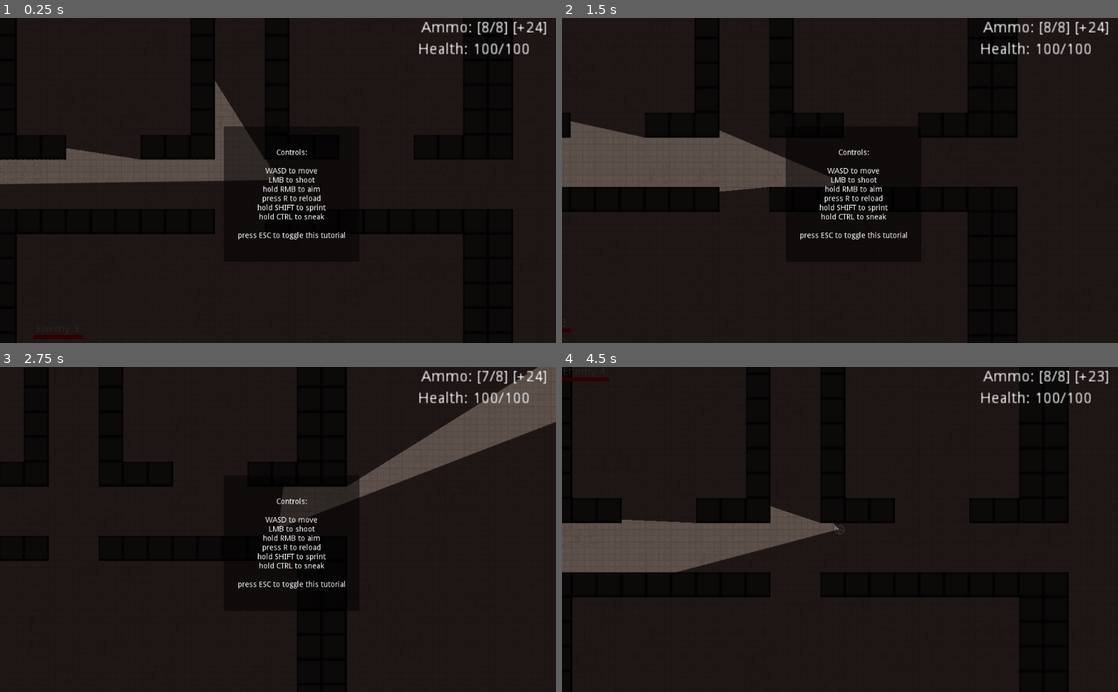
Above: before the commit, frames 1-4 (two rows, left to right).
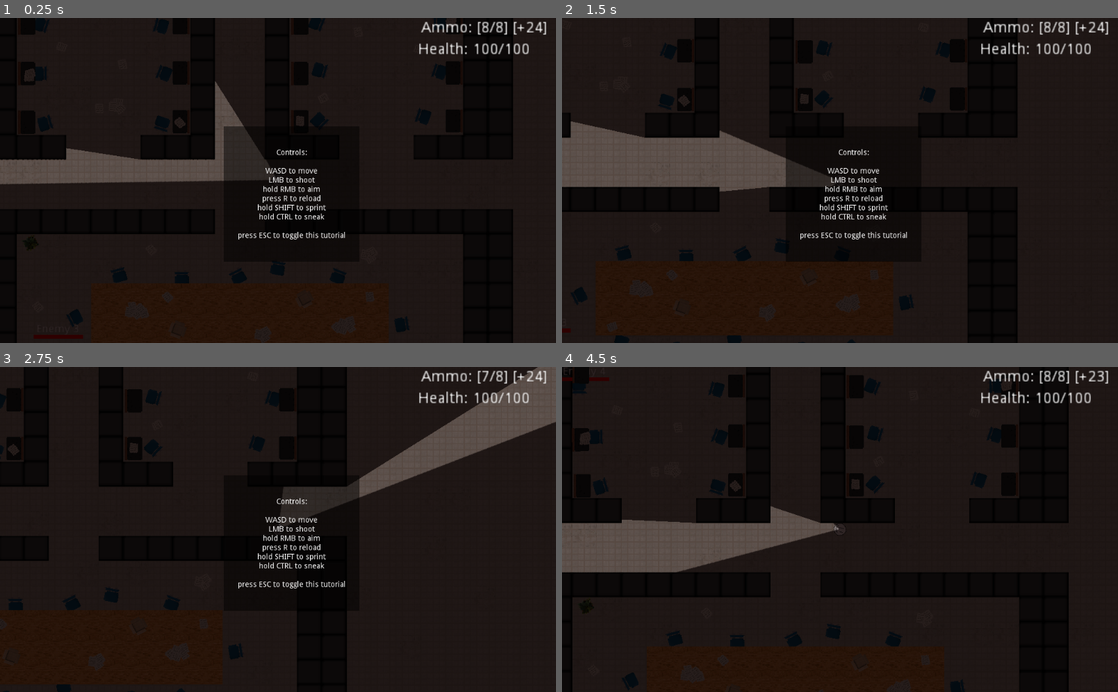
Above: after the commit, the same moments.

Repository: Rallas/4392-001TeamC
Game: Godot game, scene res://Scenes/DefaultScene.tscn
Two runs of this game, one before a commit and one after it. Both use one fixed random seed, a clock stepped at 60 frames per second and the inputs below. The engine's default icon, where the game draws it, is replaced by a stand-in: a white triangle on a blue panel in a dark square.
Inputs (mouse positions are in pixels of both pictures, inside the frame that each line leads up to):
- Up to frame 1 (0.25 s): no input
- Up to frame 2 (1.5 s): tap R (reload) at 0.5, 1.25 s; move the mouse to (962, 164) at 0.52 s; hold D (move_right) 0.53-1.28 s; hold Right mouse button (aim) 0.53-1.28 s; move the mouse to (728, 196) at 1.27 s; hold S (move_down) from 1.28 s (still down); tap E (interact) at 1.35 s
- Up to frame 3 (2.75 s): tap R (reload) at 2 s; move the mouse to (333, 458) at 2.02 s; release S (move_down) at 2.03 s; press the mouse at (333, 458) at 2.03 s; hold D (move_right) from 2.03 s (still down)
- Up to frame 4 (4.5 s): tap R (reload) at 2.75 s; move the mouse to (812, 594) at 2.77 s; release D (move_right) at 2.78 s; release the mouse at (812, 594) at 2.78 s; hold W (move_up) 2.78-3.53 s; tap Ctrl (sneak) at 2.85 s; move the mouse to (1006, 578) at 3.52 s; hold Shift (sprint) 3.53-4.28 s; hold A (move_left) from 3.53 s (still down); move the mouse to (673, 480) at 4.27 s; right-click (673, 480) at 4.35 s

The runs differ from the first frame. In frame 1, 1.7% of the frame differs, in the area x 3-83%, y 0-97%; in frame 2, 1.3%; in frame 3, 1.0%; in frame 4, 1.9%, in the area x 1-82%, y 0-100%.

Commit message:
Added some objects and room presets

Diff:
--- /dev/null
+++ b/4392_TeamC_Prototype/Resources/Tables.tres
@@ -0,0 +1,19 @@
+[gd_resource type="TileSet" load_steps=2 format=2]
+
+[ext_resource path="res://Sprites/InsanityAssetPack/Wood.png" type="Texture" id=1]
+
+[resource]
+0/name = "Wood.png 0"
+0/texture = ExtResource( 1 )
+0/tex_offset = Vector2( 0, 0 )
+0/modulate = Color( 1, 1, 1, 1 )
+0/region = Rect2( 0, 0, 32, 32 )
+0/tile_mode = 0
+0/occluder_offset = Vector2( 0, 0 )
+0/navigation_offset = Vector2( 0, 0 )
+0/shape_offset = Vector2( 0, 0 )
+0/shape_transform = Transform2D( 1, 0, 0, 1, 0, 0 )
+0/shape_one_way = false
+0/shape_one_way_margin = 0.0
+0/shapes = [  ]
+0/z_index = 0
--- /dev/null
+++ b/4392_TeamC_Prototype/Scenes/Objects/Chair.tscn
@@ -0,0 +1,19 @@
+[gd_scene load_steps=3 format=2]
+
+[ext_resource path="res://Sprites/InsanityAssetPack/Chair.png" type="Texture" id=1]
+
+[sub_resource type="RectangleShape2D" id=1]
+extents = Vector2( 6.5, 9 )
+
+[node name="Chair" type="RigidBody2D" groups=["movableObject"]]
+mass = 0.306122
+gravity_scale = 0.0
+linear_damp = 50.0
+angular_damp = 50.0
+
+[node name="CollisionShape2D" type="CollisionShape2D" parent="."]
+position = Vector2( 0.5, 0 )
+shape = SubResource( 1 )
+
+[node name="Sprite" type="Sprite" parent="."]
+texture = ExtResource( 1 )
--- /dev/null
+++ b/4392_TeamC_Prototype/Scenes/Objects/ClosedBox.tscn
@@ -0,0 +1,20 @@
+[gd_scene load_steps=3 format=2]
+
+[ext_resource path="res://Sprites/InsanityAssetPack/Box_Closed.png" type="Texture" id=1]
+
+[sub_resource type="RectangleShape2D" id=1]
+extents = Vector2( 7, 7.5 )
+
+[node name="ClosedBox" type="RigidBody2D" groups=["movableObject"]]
+mass = 0.102041
+gravity_scale = 0.0
+linear_damp = 50.0
+angular_damp = 50.0
+
+[node name="CollisionShape2D" type="CollisionShape2D" parent="."]
+position = Vector2( 1, -0.5 )
+shape = SubResource( 1 )
+
+[node name="Sprite" type="Sprite" parent="."]
+position = Vector2( 0, -1 )
+texture = ExtResource( 1 )
--- /dev/null
+++ b/4392_TeamC_Prototype/Scenes/Objects/Desk.tscn
@@ -0,0 +1,18 @@
+[gd_scene load_steps=3 format=2]
+
+[ext_resource path="res://Sprites/InsanityAssetPack/Desk.png" type="Texture" id=1]
+
+[sub_resource type="RectangleShape2D" id=1]
+extents = Vector2( 11, 15 )
+
+[node name="Desk" type="RigidBody2D" groups=["movableObject"]]
+mass = 0.510204
+gravity_scale = 0.0
+linear_damp = 50.0
+angular_damp = 50.0
+
+[node name="CollisionShape2D" type="CollisionShape2D" parent="."]
+shape = SubResource( 1 )
+
+[node name="Sprite" type="Sprite" parent="."]
+texture = ExtResource( 1 )
--- /dev/null
+++ b/4392_TeamC_Prototype/Scenes/Objects/MeetingTable.tscn
@@ -0,0 +1,23 @@
+[gd_scene load_steps=3 format=2]
+
+[ext_resource path="res://Resources/Tables.tres" type="TileSet" id=2]
+
+[sub_resource type="RectangleShape2D" id=1]
+extents = Vector2( 192, 48 )
+
+[node name="MeetingTable" type="RigidBody2D" groups=["movableObject"]]
+mode = 1
+mass = 20.4082
+gravity_scale = 0.0
+linear_damp = 200.0
+angular_damp = 200.0
+
+[node name="CollisionShape2D" type="CollisionShape2D" parent="."]
+position = Vector2( 0, -16 )
+shape = SubResource( 1 )
+
+[node name="TileMap" type="TileMap" parent="."]
+tile_set = ExtResource( 2 )
+cell_size = Vector2( 32, 32 )
+format = 1
+tile_data = PoolIntArray( -65542, -1610612736, 0, -65541, -1610612736, 0, -65540, -1610612736, 0, -65539, -1610612736, 0, -65538, -1610612736, 0, -65537, -1610612736, 0, -131072, -1610612736, 0, -131071, -1610612736, 0, -131070, -1610612736, 0, -131069, -1610612736, 0, -131068, -1610612736, 0, -131067, -1610612736, 0, -6, -1610612736, 0, -5, -1610612736, 0, -4, -1610612736, 0, -3, -1610612736, 0, -2, -1610612736, 0, -1, -1610612736, 0, -65536, -1610612736, 0, -65535, -1610612736, 0, -65534, -1610612736, 0, -65533, -1610612736, 0, -65532, -1610612736, 0, -65531, -1610612736, 0, 65530, -1610612736, 0, 65531, -1610612736, 0, 65532, -1610612736, 0, 65533, -1610612736, 0, 65534, -1610612736, 0, 65535, -1610612736, 0, 0, -1610612736, 0, 1, -1610612736, 0, 2, -1610612736, 0, 3, -1610612736, 0, 4, -1610612736, 0, 5, -1610612736, 0 )
--- /dev/null
+++ b/4392_TeamC_Prototype/Scenes/Objects/OpenBox.tscn
@@ -0,0 +1,20 @@
+[gd_scene load_steps=3 format=2]
+
+[ext_resource path="res://Sprites/InsanityAssetPack/Box_Open.png" type="Texture" id=1]
+
+[sub_resource type="RectangleShape2D" id=1]
+extents = Vector2( 6.5, 6.5 )
+
+[node name="OpenBox" type="RigidBody2D" groups=["movableObject"]]
+mass = 0.102041
+gravity_scale = 0.0
+linear_damp = 50.0
+angular_damp = 50.0
+
+[node name="CollisionShape2D" type="CollisionShape2D" parent="."]
+position = Vector2( -0.5, -0.5 )
+shape = SubResource( 1 )
+
+[node name="Sprite" type="Sprite" parent="."]
+position = Vector2( 0, -1 )
+texture = ExtResource( 1 )
--- /dev/null
+++ b/4392_TeamC_Prototype/Scenes/Objects/Paper.tscn
@@ -0,0 +1,6 @@
+[gd_scene load_steps=2 format=2]
+
+[ext_resource path="res://Sprites/InsanityAssetPack/Paper.png" type="Texture" id=1]
+
+[node name="Paper" type="Sprite"]
+texture = ExtResource( 1 )
--- /dev/null
+++ b/4392_TeamC_Prototype/Scenes/Objects/PaperStack1.tscn
@@ -0,0 +1,22 @@
+[gd_scene load_steps=2 format=2]
+
+[ext_resource path="res://Scenes/Objects/Paper.tscn" type="PackedScene" id=1]
+
+[node name="PaperStack1" type="Node2D"]
+
+[node name="Paper" parent="." instance=ExtResource( 1 )]
+
+[node name="Paper2" parent="." instance=ExtResource( 1 )]
+position = Vector2( -9, -2 )
+rotation = 0.86247
+
+[node name="Paper3" parent="." instance=ExtResource( 1 )]
+position = Vector2( 10, -1 )
+rotation = 0.45888
+
+[node name="Paper4" parent="." instance=ExtResource( 1 )]
+position = Vector2( -5, -9 )
+rotation = 0.529612
+
+[node name="Paper5" parent="." instance=ExtResource( 1 )]
+position = Vector2( 5, -7 )
--- /dev/null
+++ b/4392_TeamC_Prototype/Scenes/Objects/PaperStack2.tscn
@@ -0,0 +1,17 @@
+[gd_scene load_steps=2 format=2]
+
+[ext_resource path="res://Scenes/Objects/Paper.tscn" type="PackedScene" id=1]
+
+[node name="PaperStack2" type="Node2D"]
+
+[node name="Paper" parent="." instance=ExtResource( 1 )]
+position = Vector2( -2, -1 )
+rotation = -1.48807
+
+[node name="Paper2" parent="." instance=ExtResource( 1 )]
+position = Vector2( 1, -9 )
+rotation = 0.129895
+
+[node name="Paper3" parent="." instance=ExtResource( 1 )]
+position = Vector2( -8, -5 )
+rotation = 0.851554
--- /dev/null
+++ b/4392_TeamC_Prototype/Scenes/Objects/Plant.tscn
@@ -0,0 +1,20 @@
+[gd_scene load_steps=3 format=2]
+
+[ext_resource path="res://Sprites/InsanityAssetPack/Potted_Plant.png" type="Texture" id=1]
+
+[sub_resource type="CircleShape2D" id=1]
+radius = 8.0
+
+[node name="Plant" type="RigidBody2D" groups=["movableObject"]]
+mass = 0.102041
+gravity_scale = 0.0
+linear_damp = 50.0
+angular_damp = 50.0
+
+[node name="CollisionShape2D" type="CollisionShape2D" parent="."]
+position = Vector2( 1, 0 )
+shape = SubResource( 1 )
+
+[node name="Sprite" type="Sprite" parent="."]
+position = Vector2( 0, -1 )
+texture = ExtResource( 1 )
--- /dev/null
+++ b/4392_TeamC_Prototype/Scenes/Rooms/MeetingRoom1.tscn
@@ -0,0 +1,114 @@
+[gd_scene load_steps=8 format=2]
+
+[ext_resource path="res://Scenes/Objects/MeetingTable.tscn" type="PackedScene" id=1]
+[ext_resource path="res://Scenes/Objects/Chair.tscn" type="PackedScene" id=2]
+[ext_resource path="res://Scenes/Objects/PaperStack1.tscn" type="PackedScene" id=3]
+[ext_resource path="res://Scenes/Objects/PaperStack2.tscn" type="PackedScene" id=4]
+[ext_resource path="res://Sprites/InsanityAssetPack/Box_Open.png" type="Texture" id=5]
+[ext_resource path="res://Scenes/Objects/Plant.tscn" type="PackedScene" id=6]
+[ext_resource path="res://Scenes/Objects/Paper.tscn" type="PackedScene" id=7]
+
+[node name="MeetingRoom1" type="Node2D"]
+
+[node name="Chair" parent="." instance=ExtResource( 2 )]
+position = Vector2( -3, 118 )
+rotation = -2.03685
+
+[node name="Chair12" parent="." instance=ExtResource( 2 )]
+position = Vector2( -159, 234 )
+rotation = 1.84988
+
+[node name="Chair9" parent="." instance=ExtResource( 2 )]
+position = Vector2( -90, 243 )
+rotation = 1.31481
+
+[node name="Chair10" parent="." instance=ExtResource( 2 )]
+position = Vector2( -12, 232 )
+rotation = 1.35863
+
+[node name="Chair11" parent="." instance=ExtResource( 2 )]
+position = Vector2( 71, 243 )
+rotation = 1.4192
+
+[node name="Chair2" parent="." instance=ExtResource( 2 )]
+position = Vector2( 139, 241 )
+rotation = 0.77429
+
+[node name="Chair3" parent="." instance=ExtResource( 2 )]
+position = Vector2( -214, 173 )
+rotation = 2.66809
+
+[node name="Chair4" parent="." instance=ExtResource( 2 )]
+position = Vector2( 210, 181 )
+rotation = -0.173945
+
+[node name="Chair5" parent="." instance=ExtResource( 2 )]
+position = Vector2( 127, 118 )
+rotation = -1.19805
+
+[node name="Chair6" parent="." instance=ExtResource( 2 )]
+position = Vector2( 49, 107 )
+rotation = -1.38587
+
+[node name="Chair7" parent="." instance=ExtResource( 2 )]
+position = Vector2( -75, 120 )
+rotation = -1.57036
+
+[node name="Chair8" parent="." instance=ExtResource( 2 )]
+position = Vector2( -156, 116 )
+rotation = -1.83041
+
+[node name="MeetingTable" parent="." instance=ExtResource( 1 )]
+position = Vector2( 0, 192 )
+
+[node name="PaperStack1" parent="." instance=ExtResource( 3 )]
+position = Vector2( -133, 167 )
+
+[node name="PaperStack2" parent="." instance=ExtResource( 4 )]
+position = Vector2( 33, 199 )
+
+[node name="PaperStack3" parent="." instance=ExtResource( 3 )]
+position = Vector2( 133, 180 )
+rotation = 2.65508
+
+[node name="BoxOpen" type="Sprite" parent="."]
+position = Vector2( -81, 188 )
+rotation = 3.49343
+texture = ExtResource( 5 )
+
+[node name="BoxOpen2" type="Sprite" parent="."]
+position = Vector2( 83, 149 )
+rotation = 2.65508
+texture = ExtResource( 5 )
+
+[node name="Plant" parent="." instance=ExtResource( 6 )]
+position = Vector2( -270, 76 )
+
+[node name="Plant2" parent="." instance=ExtResource( 6 )]
+position = Vector2( 259, 273 )
+
+[node name="PaperStack1" parent="Plant2" instance=ExtResource( 3 )]
+position = Vector2( -499, -3 )
+
+[node name="Paper" parent="Plant2" instance=ExtResource( 7 )]
+position = Vector2( -519, -115 )
+
+[node name="Paper2" parent="Plant2" instance=ExtResource( 7 )]
+position = Vector2( -373, -189 )
+
+[node name="Paper3" parent="Plant2" instance=ExtResource( 7 )]
+position = Vector2( -147, 1 )
+
+[node name="PaperStack2" parent="Plant2" instance=ExtResource( 4 )]
+position = Vector2( -89, -177 )
+
+[node name="Paper" parent="." instance=ExtResource( 7 )]
+position = Vector2( -93, 145 )
+
+[node name="Paper2" parent="." instance=ExtResource( 7 )]
+position = Vector2( 168, 145 )
+rotation = 0.606874
+
+[node name="Paper3" parent="." instance=ExtResource( 7 )]
+position = Vector2( -170, 213 )
+rotation = 1.919
--- a/4392_TeamC_Prototype/Scenes/Rooms/Room2.tscn
+++ b/4392_TeamC_Prototype/Scenes/Rooms/Room2.tscn
@@ -1,8 +1,10 @@
-[gd_scene load_steps=4 format=2]
+[gd_scene load_steps=6 format=2]
 
 [ext_resource path="res://Resources/BasicTileset.tres" type="TileSet" id=1]
 [ext_resource path="res://Scenes/Enemy.tscn" type="PackedScene" id=2]
 [ext_resource path="res://Resources/FloorTileset.tres" type="TileSet" id=3]
+[ext_resource path="res://Scenes/Rooms/SmallRoom1.tscn" type="PackedScene" id=4]
+[ext_resource path="res://Scenes/Rooms/MeetingRoom1.tscn" type="PackedScene" id=5]
 
 [node name="Room" type="Node2D"]
 
@@ -22,9 +24,16 @@
 format = 1
 tile_data = PoolIntArray( -589834, 1, 0, -589833, 1, 0, -589832, 1, 0, -589831, 1, 0, -589830, 1, 0, -589829, 1, 0, -58 …(1490 unchanged characters)…
 
-
 [node name="Enemy" parent="." instance=ExtResource( 2 )]
 position = Vector2( -229, 229 )
 
 [node name="Enemy2" parent="." instance=ExtResource( 2 )]
 position = Vector2( -221, -223 )
+
+[node name="MeetingRoom1" parent="." instance=ExtResource( 5 )]
+
+[node name="SmallRoom1" parent="." instance=ExtResource( 4 )]
+
+[node name="SmallRoom2" parent="." instance=ExtResource( 4 )]
+position = Vector2( 1, -352 )
+rotation = 3.14159
--- /dev/null
+++ b/4392_TeamC_Prototype/Scenes/Rooms/SmallRoom1.tscn
@@ -0,0 +1,103 @@
+[gd_scene load_steps=5 format=2]
+
+[ext_resource path="res://Scenes/Objects/Chair.tscn" type="PackedScene" id=1]
+[ext_resource path="res://Scenes/Objects/Paper.tscn" type="PackedScene" id=2]
+[ext_resource path="res://Scenes/Objects/Desk.tscn" type="PackedScene" id=3]
+[ext_resource path="res://Scenes/Objects/PaperStack2.tscn" type="PackedScene" id=4]
+
+[node name="SmallRoom1" type="Node2D"]
+
+[node name="Chair" parent="." instance=ExtResource( 1 )]
+position = Vector2( 102, -275 )
+rotation = -1.26223
+
+[node name="Chair3" parent="." instance=ExtResource( 1 )]
+position = Vector2( 235, -88 )
+rotation = -2.81865
+
+[node name="Chair4" parent="." instance=ExtResource( 1 )]
+position = Vector2( 256, -146 )
+rotation = -2.81847
+
+[node name="Chair5" parent="." instance=ExtResource( 1 )]
+position = Vector2( 257, -209 )
+rotation = -3.15497
+
+[node name="Chair6" parent="." instance=ExtResource( 1 )]
+position = Vector2( 251, -273 )
+rotation = -3.42618
+
+[node name="Chair7" parent="." instance=ExtResource( 1 )]
+position = Vector2( 103, -81 )
+rotation = 0.751498
+
+[node name="Chair8" parent="." instance=ExtResource( 1 )]
+position = Vector2( 104, -147 )
+rotation = 0.281684
+
+[node name="Chair9" parent="." instance=ExtResource( 1 )]
+position = Vector2( 100, -208 )
+rotation = 0.385442
+
+[node name="Desk" parent="." instance=ExtResource( 3 )]
+position = Vector2( 77, -81 )
+
+[node name="Desk2" parent="." instance=ExtResource( 3 )]
+position = Vector2( 77, -208 )
+
+[node name="Desk3" parent="." instance=ExtResource( 3 )]
+position = Vector2( 77, -271 )
+
+[node name="Desk4" parent="." instance=ExtResource( 3 )]
+position = Vector2( 77, -143 )
+
+[node name="Desk5" parent="." instance=ExtResource( 3 )]
+position = Vector2( 276, -82 )
+rotation = -3.14159
+
+[node name="Desk6" parent="." instance=ExtResource( 3 )]
+position = Vector2( 276, -209 )
+rotation = 3.14159
+
+[node name="Desk7" parent="." instance=ExtResource( 3 )]
+position = Vector2( 276, -272 )
+rotation = 3.14159
+
+[node name="Desk8" parent="." instance=ExtResource( 3 )]
+position = Vector2( 276, -144 )
+rotation = 3.14159
+
+[node name="Paper" parent="." instance=ExtResource( 2 )]
+position = Vector2( 78, -82 )
+rotation = 0.751498
+
+[node name="Paper2" parent="." instance=ExtResource( 2 )]
+position = Vector2( 273, -213 )
+rotation = 2.21509
+
+[node name="Paper3" parent="." instance=ExtResource( 2 )]
+position = Vector2( 272, -208 )
+rotation = 2.05478
+
+[node name="Paper4" parent="." instance=ExtResource( 2 )]
+position = Vector2( 79, -273 )
+
+[node name="PaperStack2" parent="." instance=ExtResource( 4 )]
+position = Vector2( 159, -245 )
+rotation = 0.67291
+
+[node name="Paper5" parent="." instance=ExtResource( 2 )]
+position = Vector2( 107, -112 )
+rotation = -1.3846
+
+[node name="Paper6" parent="." instance=ExtResource( 2 )]
+position = Vector2( 231, -175 )
+rotation = -0.564553
+
+[node name="Paper7" parent="." instance=ExtResource( 2 )]
+position = Vector2( 183, -254 )
+rotation = 0.667885
+
+[node name="Paper8" parent="." instance=ExtResource( 2 )]
+position = Vector2( 153, -197 )
+rotation = 0.530724
--- a/4392_TeamC_Prototype/Scripts/Enemy.gd
+++ b/4392_TeamC_Prototype/Scripts/Enemy.gd
@@ -11,6 +11,7 @@
 var health
 
 var moveSpeed = 100
+var inertia = 100
 
 var followingNoise = false
 var lastRandomTargetTime = 0
@@ -48,6 +49,11 @@
       velocity *= 0.25
 
     move_and_slide(velocity*moveSpeed)
+
+    for i in get_slide_count():
+      var collision = get_slide_collision(i)
+      if collision.collider.is_in_group("movableObject"):
+        collision.collider.apply_central_impulse(-collision.normal*inertia)
   else:
     followingNoise = false
 
--- a/4392_TeamC_Prototype/Scripts/Player.gd
+++ b/4392_TeamC_Prototype/Scripts/Player.gd
@@ -16,6 +16,7 @@
 export var moveSpeed = 200
 var speedModifier = 1
 var velocity = Vector2.ZERO
+var inertia = 100
 var movementDirection = Vector2.ZERO
 var facingDirection = Vector2.ZERO
 var isBackpedaling = 0;
@@ -69,8 +70,12 @@
     lastFootstepTime = OS.get_ticks_msec()
     NC.CreateNoise(global_position, baseFootstepIntensity*moveSpeed*speedModifier)
 
-  move_and_slide(velocity*moveSpeed*speedModifier)
+  move_and_slide(velocity*moveSpeed*speedModifier, Vector2(0,0), false, 4, PI/4, false)
 
+  for i in get_slide_count():
+    var collision = get_slide_collision(i)
+    if collision.collider.is_in_group("movableObject"):
+        collision.collider.apply_central_impulse(-collision.normal*inertia*speedModifier)
 
 var lastHitTime = 0
 var timeBetweenHits = 500
